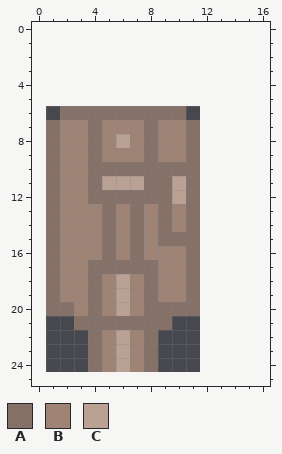
Two states of a pixel-art sprite, Animations/spr_Body/Body1Right/000.png. The picture above was drawn from the file before the commit.
The file is 11x19 pixels. The old version is drawn lined up with the new one, on the new canvas.
Palette (. is transparent): A #857167  B #9f8476  C #b9a194
Pixels before, first column x 1:
 6 .AAAAAAAAA.
 7 ABBABBBABBA
 8 ABBABCBABBA
 9 ABBABBBABBA
10 ABBAAAAAAAA
11 ABBACCCAACA
12 ABBAAAAAACA
13 ABBBABABABA
14 ABBBABABABA
15 ABBBABABAAA
16 ABBBABABBBA
17 ABBAAAAABBA
18 ABBABCBABBA
19 ABBABCBABBA
20 AABABCBAAAA
21 ..AAAAAAA..
22 ...ABCBA...
23 ...ABCBA...
24 ...ABCBA...
Now the later version:
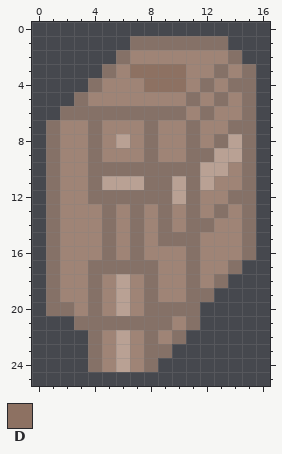
Colours new in this view: D #8d7162
From old to new:
canvas 11x19 -> 17x26, the old top-left corner now at 1,6
Colour A is added in row 1 at x 7 to 13; in row 2 at x 6 and 14; in row 3 at x 5, 13 and 15; in row 4 at x 4, 12 and 14 to 15; in row 5 at x 3, 11, 13 and 15; in row 6 at x 12 and 15.
Colour A is added in row 7 at x 14 to 15; in row 8 at x 13 and 15; in row 9 at x 12 and 15; in rows 10 to 11 at x 15; in row 12 at x 14 to 15; in row 13 at x 13 and 15.
Colour A is added in row 14 at x 12 and 15; in rows 15 to 16 at x 15; in row 17 at x 14; in row 18 at x 13; in row 19 at x 12; in row 21 at x 11.
Colour A is added in row 22 at x 10; in row 23 at x 9.
Colour B is added in row 2 at x 7 to 13; in row 3 at x 6, 11 to 12 and 14; in row 4 at x 5 to 7, 11 and 13; in row 5 at x 4 to 10, 12 and 14; in row 6 at x 11 and 13 to 14; in row 7 at x 12 to 13.
Colour B is added in row 8 at x 12; in row 10 at x 14; in row 11 at x 13 to 14; in row 12 at x 12 to 13; in row 13 at x 12 and 14; in row 14 at x 13 to 14.
Colour B is added in rows 15 to 16 at x 12 to 14; in row 17 at x 12 to 13; in row 18 at x 12; in row 21 at x 10; in row 22 at x 9.
Colour C is added in row 8 at x 14; in row 9 at x 13 to 14; in row 10 at x 12 to 13; in row 11 at x 12.
Colour D is added in row 3 at x 7 to 10; in row 4 at x 8 to 10.
